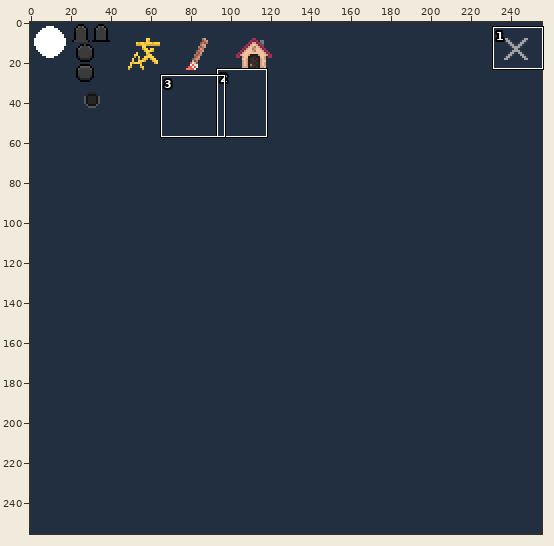
Two versions of one pixel-art file, Engine-AngeliA/Universe/Aseprite/UI.ase. The picture above shows the old version from afar; the outline marks the close-up.
Close-up. Before the commit:
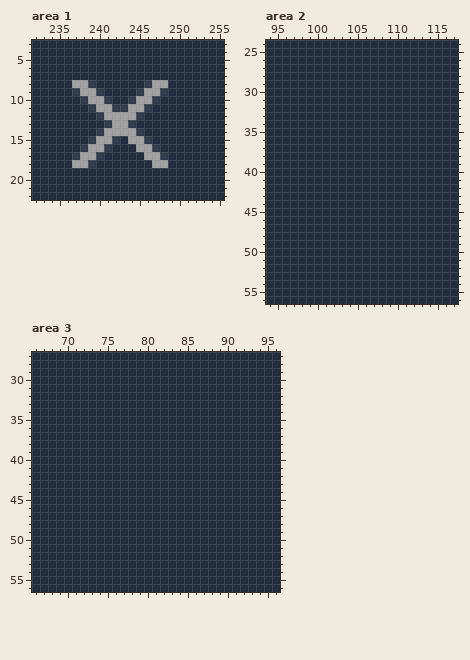
256x256 pixels, 1 frame. Colours within 5 levels of each other are drawn and written as one. Shown: area 1: x 232..255, y 3..22; area 2: x 94..117, y 24..56; area 3: x 66..96, y 27..56. The commit also changed other parts of the picture, which this record leaves out.
The result:
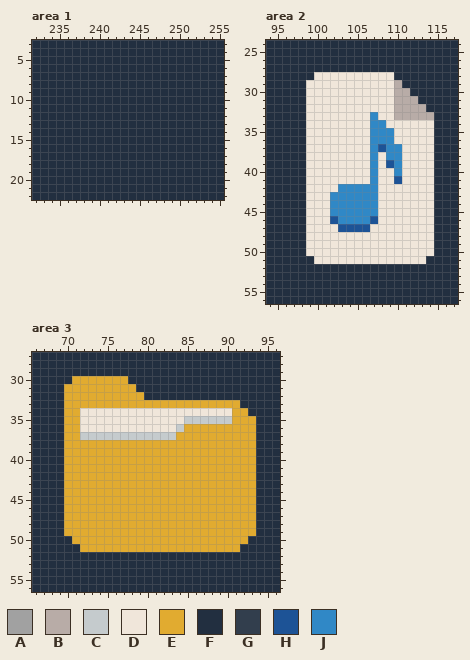
Palette (. is transparent): A #a1a1a1  B #b8aca7  C #c5cbcd  D #f0e6da  E #e1ab30  F #222f40  G #323e4d  H #1d5396  J #3088c6
Change:
--- area 1, layer "Layer"
@@ x 235..250 @@
  7 FFFFFFFFFFFFFFFF
- 8 FFAAGFFFFFFGAAFF
- 9 FFGAAGFFFFGAAGFF
-10 FFFGAAGFFGAAGFFF
-11 FFFFGAAGGAAGFFFF
-12 FFFFFGAAAAGFFFFF
-13 FFFFFFGAAGFFFFFF
-14 FFFFFGAAAAGFFFFF
-15 FFFFGAAGFAAGFFFF
-16 FFFGAAGFFFAAGFFF
-17 FFGAAGFFFFFAAGFF
-18 FFAAGFFFFFFFAAFF
+ 8 FFFFFFFFFFFFFFFF
+ 9 FFFFFFFFFFFFFFFF
+10 FFFFFFFFFFFFFFFF
+11 FFFFFFFFFFFFFFFF
+12 FFFFFFFFFFFFFFFF
+13 FFFFFFFFFFFFFFFF
+14 FFFFFFFFFFFFFFFF
+15 FFFFFFFFFFFFFFFF
+16 FFFFFFFFFFFFFFFF
+17 FFFFFFFFFFFFFFFF
+18 FFFFFFFFFFFFFFFF
 19 FFFFFFFFFFFFFFFF
--- area 2, layer "Layer"
@@ x 94..117 @@
 27 FFFFFFFFFFFFFFFFFFFFFFFF
-28 FFFFFFFFFFFFFFFFFFFFFFFF
-29 FFFFFFFFFFFFFFFFFFFFFFFF
-30 FFFFFFFFFFFFFFFFFFFFFFFF
-31 FFFFFFFFFFFFFFFFFFFFFFFF
-32 FFFFFFFFFFFFFFFFFFFFFFFF
-33 FFFFFFFFFFFFFFFFFFFFFFFF
-34 FFFFFFFFFFFFFFFFFFFFFFFF
-35 FFFFFFFFFFFFFFFFFFFFFFFF
-36 FFFFFFFFFFFFFFFFFFFFFFFF
-37 FFFFFFFFFFFFFFFFFFFFFFFF
-38 FFFFFFFFFFFFFFFFFFFFFFFF
-39 FFFFFFFFFFFFFFFFFFFFFFFF
-40 FFFFFFFFFFFFFFFFFFFFFFFF
-41 FFFFFFFFFFFFFFFFFFFFFFFF
-42 FFFFFFFFFFFFFFFFFFFFFFFF
-43 FFFFFFFFFFFFFFFFFFFFFFFF
-44 FFFFFFFFFFFFFFFFFFFFFFFF
-45 FFFFFFFFFFFFFFFFFFFFFFFF
-46 FFFFFFFFFFFFFFFFFFFFFFFF
-47 FFFFFFFFFFFFFFFFFFFFFFFF
-48 FFFFFFFFFFFFFFFFFFFFFFFF
-49 FFFFFFFFFFFFFFFFFFFFFFFF
-50 FFFFFFFFFFFFFFFFFFFFFFFF
-51 FFFFFFFFFFFFFFFFFFFFFFFF
+28 FFFFFFDDDDDDDDDDFFFFFFFF
+29 FFFFFDDDDDDDDDDDBFFFFFFF
+30 FFFFFDDDDDDDDDDDBBFFFFFF
+31 FFFFFDDDDDDDDDDDBBBFFFFF
+32 FFFFFDDDDDDDDDDDBBBBFFFF
+33 FFFFFDDDDDDDDJDDBBBBBFFF
+34 FFFFFDDDDDDDDJJDDDDDDFFF
+35 FFFFFDDDDDDDDJJJDDDDDFFF
+36 FFFFFDDDDDDDDJJJDDDDDFFF
+37 FFFFFDDDDDDDDJHJJDDDDFFF
+38 FFFFFDDDDDDDDJDJJDDDDFFF
+39 FFFFFDDDDDDDDJDHJDDDDFFF
+40 FFFFFDDDDDDDDJDDJDDDDFFF
+41 FFFFFDDDDDDDDJDDHDDDDFFF
+42 FFFFFDDDDJJJJJDDDDDDDFFF
+43 FFFFFDDDJJJJJJDDDDDDDFFF
+44 FFFFFDDDJJJJJJDDDDDDDFFF
+45 FFFFFDDDJJJJJJDDDDDDDFFF
+46 FFFFFDDDHJJJJHDDDDDDDFFF
+47 FFFFFDDDDHHHHDDDDDDDDFFF
+48 FFFFFDDDDDDDDDDDDDDDDFFF
+49 FFFFFDDDDDDDDDDDDDDDDFFF
+50 FFFFFDDDDDDDDDDDDDDDDFFF
+51 FFFFFFDDDDDDDDDDDDDDFFFF
 52 FFFFFFFFFFFFFFFFFFFFFFFF
--- area 3, layer "Layer"
@@ x 66..96 @@
 29 FFFFFFFFFFFFFFFFFFFFFFFFFFFFFFF
-30 FFFFFFFFFFFFFFFFFFFFFFFFFFFFFFF
-31 FFFFFFFFFFFFFFFFFFFFFFFFFFFFFFF
-32 FFFFFFFFFFFFFFFFFFFFFFFFFFFFFFF
-33 FFFFFFFFFFFFFFFFFFFFFFFFFFFFFFF
-34 FFFFFFFFFFFFFFFFFFFFFFFFFFFFFFF
-35 FFFFFFFFFFFFFFFFFFFFFFFFFFFFFFF
-36 FFFFFFFFFFFFFFFFFFFFFFFFFFFFFFF
-37 FFFFFFFFFFFFFFFFFFFFFFFFFFFFFFF
-38 FFFFFFFFFFFFFFFFFFFFFFFFFFFFFFF
-39 FFFFFFFFFFFFFFFFFFFFFFFFFFFFFFF
-40 FFFFFFFFFFFFFFFFFFFFFFFFFFFFFFF
-41 FFFFFFFFFFFFFFFFFFFFFFFFFFFFFFF
-42 FFFFFFFFFFFFFFFFFFFFFFFFFFFFFFF
-43 FFFFFFFFFFFFFFFFFFFFFFFFFFFFFFF
-44 FFFFFFFFFFFFFFFFFFFFFFFFFFFFFFF
-45 FFFFFFFFFFFFFFFFFFFFFFFFFFFFFFF
-46 FFFFFFFFFFFFFFFFFFFFFFFFFFFFFFF
-47 FFFFFFFFFFFFFFFFFFFFFFFFFFFFFFF
-48 FFFFFFFFFFFFFFFFFFFFFFFFFFFFFFF
-49 FFFFFFFFFFFFFFFFFFFFFFFFFFFFFFF
-50 FFFFFFFFFFFFFFFFFFFFFFFFFFFFFFF
-51 FFFFFFFFFFFFFFFFFFFFFFFFFFFFFFF
+30 FFFFFEEEEEEEFFFFFFFFFFFFFFFFFFF
+31 FFFFEEEEEEEEEFFFFFFFFFFFFFFFFFF
+32 FFFFEEEEEEEEEEFFFFFFFFFFFFFFFFF
+33 FFFFEEEEEEEEEEEEEEEEEEEEEEFFFFF
+34 FFFFEEDDDDDDDDDDDDDDDDDDDEEFFFF
+35 FFFFEEDDDDDDDDDDDDDCCCCCCEEEFFF
+36 FFFFEEDDDDDDDDDDDDCEEEEEEEEEFFF
+37 FFFFEECCCCCCCCCCCCEEEEEEEEEEFFF
+38 FFFFEEEEEEEEEEEEEEEEEEEEEEEEFFF
+39 FFFFEEEEEEEEEEEEEEEEEEEEEEEEFFF
+40 FFFFEEEEEEEEEEEEEEEEEEEEEEEEFFF
+41 FFFFEEEEEEEEEEEEEEEEEEEEEEEEFFF
+42 FFFFEEEEEEEEEEEEEEEEEEEEEEEEFFF
+43 FFFFEEEEEEEEEEEEEEEEEEEEEEEEFFF
+44 FFFFEEEEEEEEEEEEEEEEEEEEEEEEFFF
+45 FFFFEEEEEEEEEEEEEEEEEEEEEEEEFFF
+46 FFFFEEEEEEEEEEEEEEEEEEEEEEEEFFF
+47 FFFFEEEEEEEEEEEEEEEEEEEEEEEEFFF
+48 FFFFEEEEEEEEEEEEEEEEEEEEEEEEFFF
+49 FFFFEEEEEEEEEEEEEEEEEEEEEEEEFFF
+50 FFFFFEEEEEEEEEEEEEEEEEEEEEEFFFF
+51 FFFFFFEEEEEEEEEEEEEEEEEEEEFFFFF
 52 FFFFFFFFFFFFFFFFFFFFFFFFFFFFFFF
Pixel boxes of the changes (left, top, right, bottom) in both close-ups:
changed: (72, 80, 168, 168)
changed: (306, 72, 434, 264)
changed: (64, 376, 256, 552)
